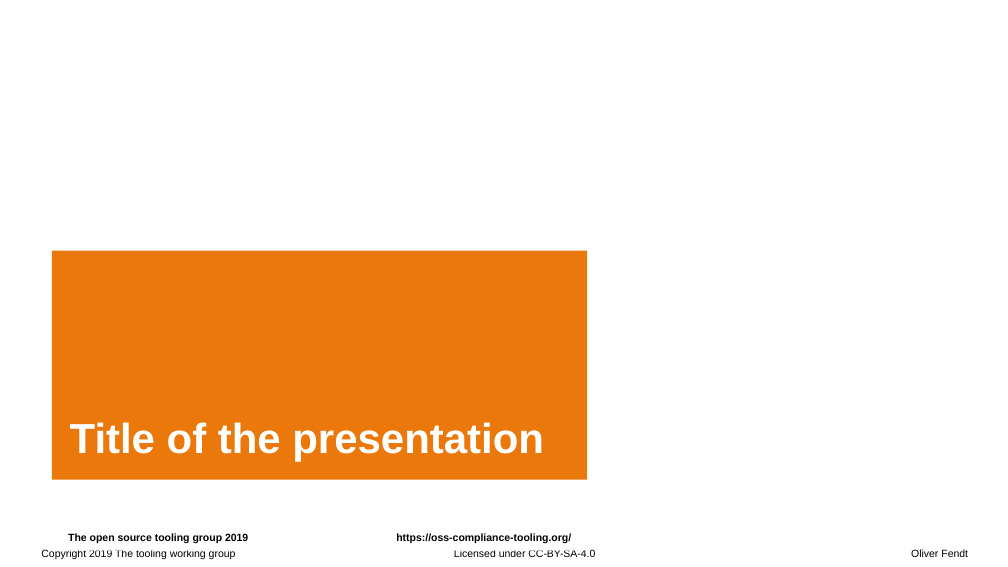
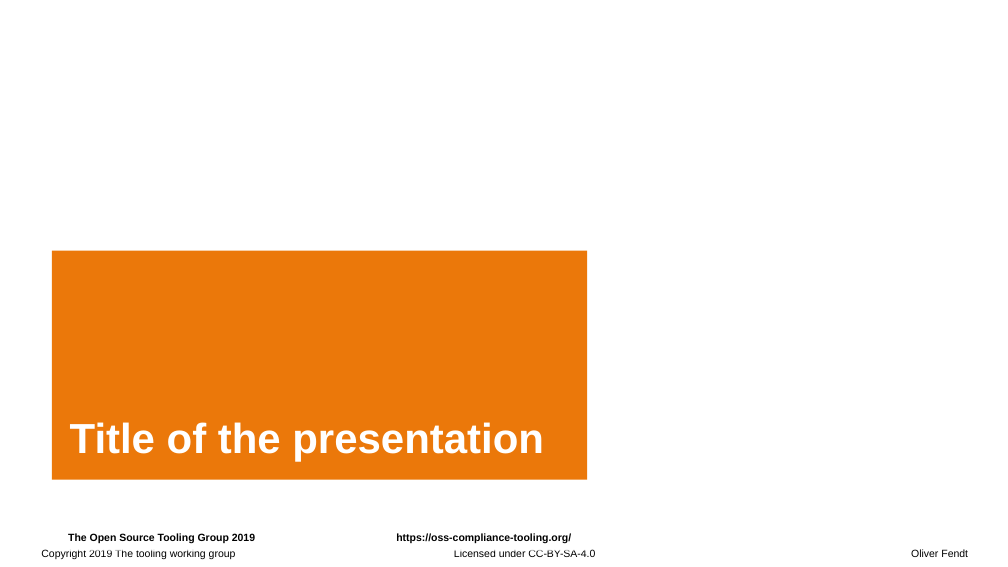
Before and after one commit to Open-Source-Compliance/Sharing-creates-value, a slide deck: slide 1 of Templates/Tooling-working-group-presentation-template.odp. Drawn at 1008x567 pixels with LibreOffice and Linux fonts; fonts in the diff are those of the drawing; background and template pictures are left out. Boxes give left, top, right and bottom in pixels: in the first picture for what was removed or moved away, otherwise in the second. Text is boxed around its words. In the diff, an @@ line names an element or a change of style, - is before the commit and + after.

```diff
--- a/Templates/Tooling-working-group-presentation-template.odp
+++ b/Templates/Tooling-working-group-presentation-template.odp
@@ text at <box>68,533,255,543</box>: text changed @@
-The open source tooling group 2019
+The Open Source Tooling Group 2019
```
Also in this commit, not shown: 2 other slides changed, 1 other file.
